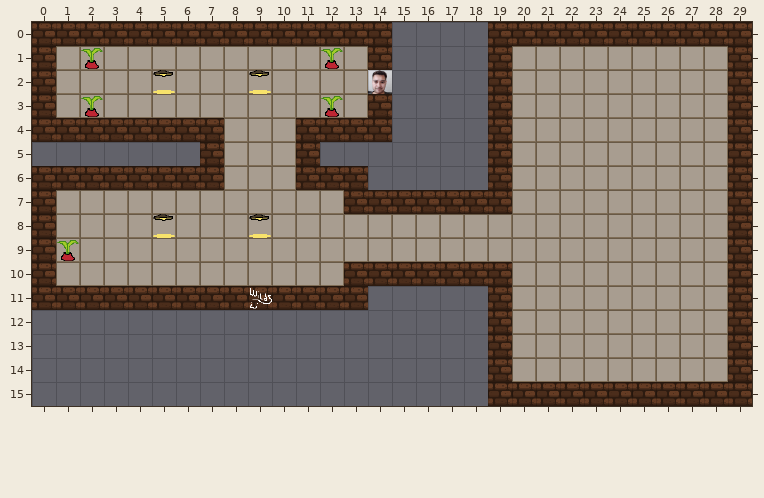
Two states of a Tiled map, content/Content/Maps/test_fps.tmx. The picture above is the old version.
Cells are 32x32 px. Shown: x 0..29, y 0..15.
After the commit:
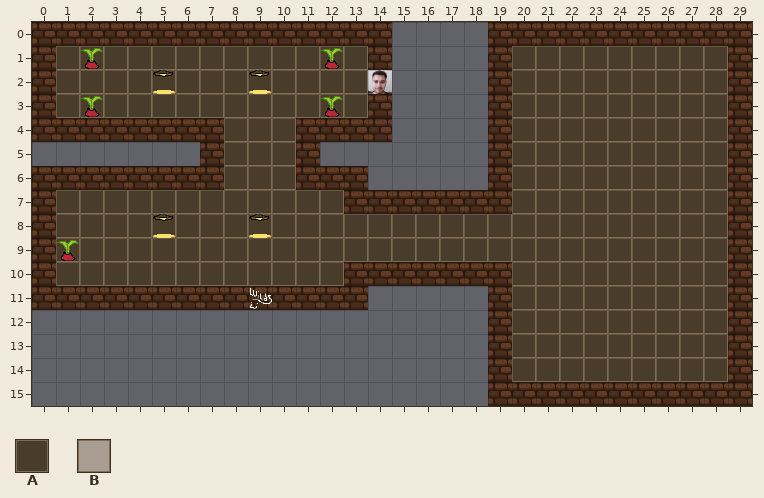
Key: from "basis": A 0, B 4.
_ is an empty cell, . an unchanged one.
Message: Fixed floor drawing
Edits made:
--- layer "floor1"
@@ x 1..28 @@
- 1 BBBBBBBBBBBBB......BBBBBBBBB
- 2 BBBBBBBBBBBBB......BBBBBBBBB
- 3 BBBBBBBBBBBBB......BBBBBBBBB
- 4 .......BBB.........BBBBBBBBB
- 5 .......BBB.........BBBBBBBBB
- 6 .......BBB.........BBBBBBBBB
- 7 BBBBBBBBBBBB.......BBBBBBBBB
- 8 BBBBBBBBBBBBBBBBBBBBBBBBBBBB
- 9 BBBBBBBBBBBBBBBBBBBBBBBBBBBB
-10 BBBBBBBBBBBB.......BBBBBBBBB
-11 ...................BBBBBBBBB
-12 ...................BBBBBBBBB
-13 ...................BBBBBBBBB
-14 ...................BBBBBBBBB
+ 1 AAAAAAAAAAAAA......AAAAAAAAA
+ 2 AAAAAAAAAAAAA......AAAAAAAAA
+ 3 AAAAAAAAAAAAA......AAAAAAAAA
+ 4 .......AAA.........AAAAAAAAA
+ 5 .......AAA.........AAAAAAAAA
+ 6 .......AAA.........AAAAAAAAA
+ 7 AAAAAAAAAAAA.......AAAAAAAAA
+ 8 AAAAAAAAAAAAAAAAAAAAAAAAAAAA
+ 9 AAAAAAAAAAAAAAAAAAAAAAAAAAAA
+10 AAAAAAAAAAAA.......AAAAAAAAA
+11 ...................AAAAAAAAA
+12 ...................AAAAAAAAA
+13 ...................AAAAAAAAA
+14 ...................AAAAAAAAA
Where, in picture pixels (left, top, right, bottom), the same in both pictures:
changed: (57, 47, 727, 381)
